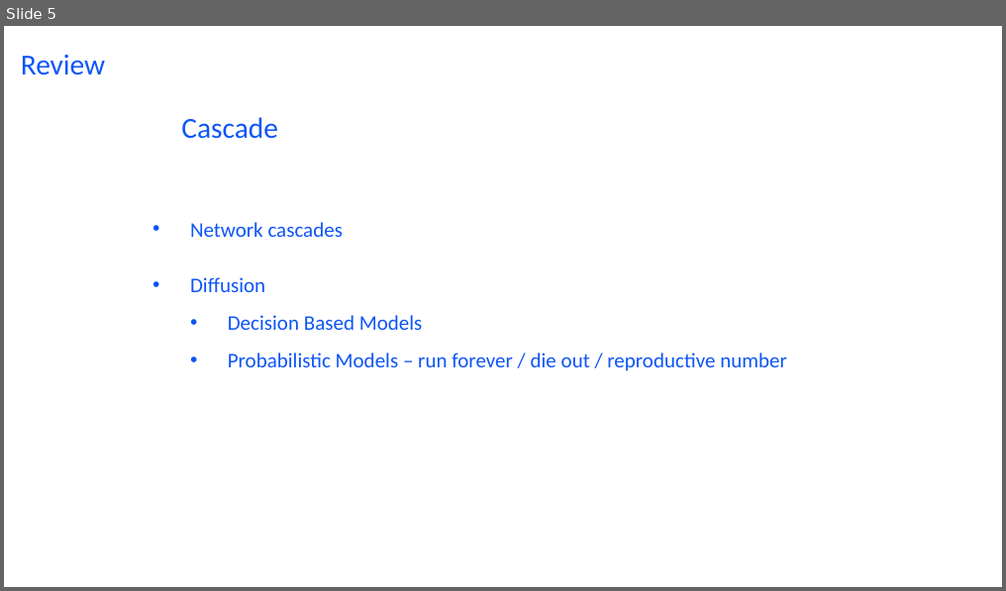
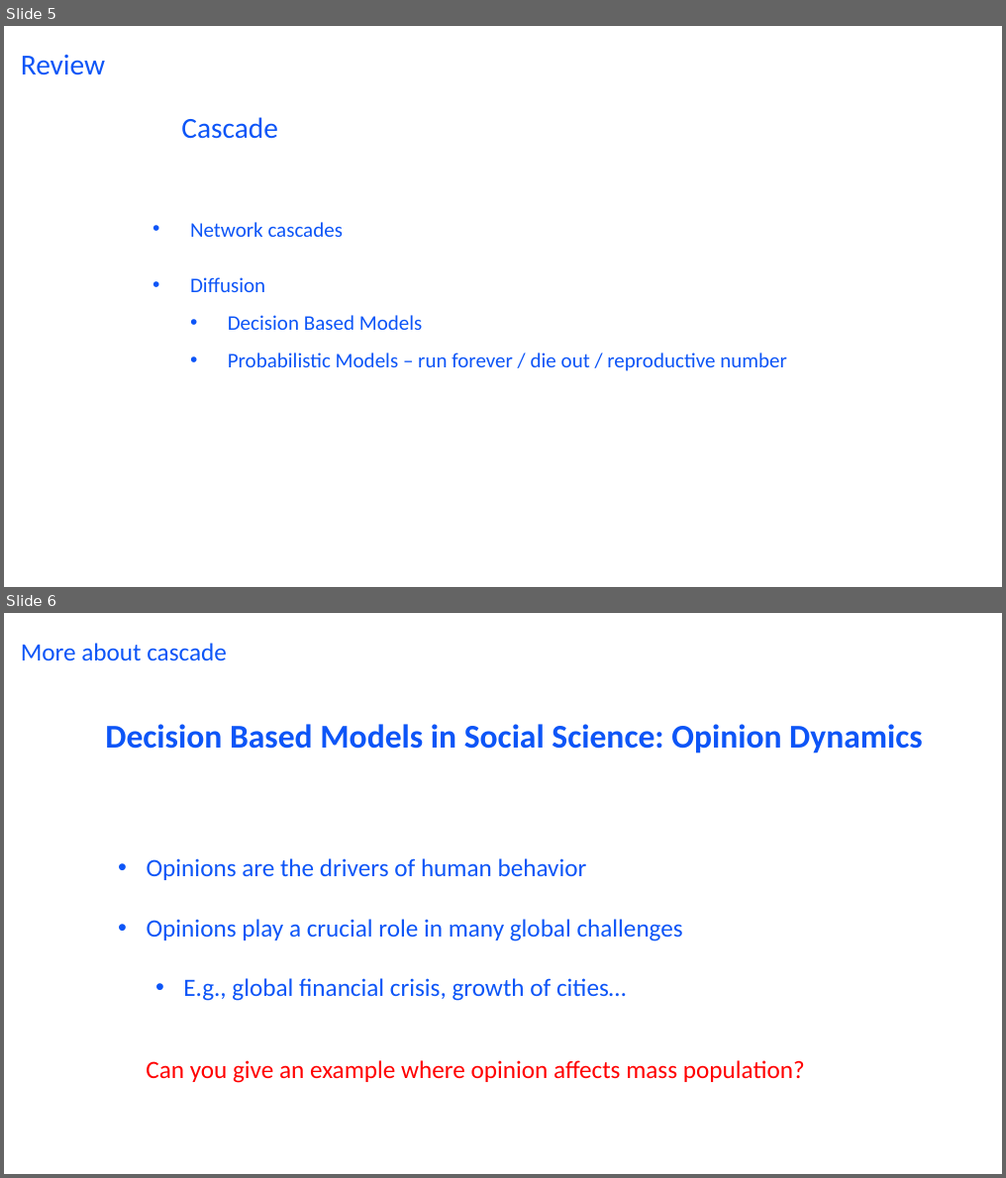
Before and after one commit to wang422003/Complex-Networks_exercise, a slide deck: Slides/Exercise7.pptx. Shown one above the other, each under a label of ours: slide 5 before the commit, slides 5 and 6 after it. The pictures are 1006x591 and 1006x1178 pixels, drawn with LibreOffice and Linux fonts; fonts in the diff are those of the drawing. Boxes give left, top, right and bottom in pixels: in the first picture for what was removed or moved away, otherwise in the second. Text is boxed around its words. In the diff, an @@ line names an element or a change of style, - is before the commit and + after.

```diff
--- a/Slides/Exercise7.pptx
+++ b/Slides/Exercise7.pptx
@@ slide 6 added at box(4, 613, 1002, 1174), background #FFFFFF @@
@@ title added at box(21, 643, 227, 662), 24 pt, text #0D55F7 @@
+More about cascade
@@ text added at box(105, 724, 923, 754), 32 pt, text #0D55F7, bold @@
+Decision Based Models in Social Science: Opinion Dynamics
@@ text added at box(147, 859, 683, 1001), 24 pt, text #0D55F7 @@
+• Opinions are the drivers of human behavior
+• Opinions play a crucial role in many global challenges
+  • E.g., global financial crisis, growth of cities…
@@ text added at box(146, 1060, 805, 1083), 24 pt, text #FF0000 @@
+Can you give an example where opinion affects mass population?
```
Also in this commit, not shown: 22 other slides added, 2 slides removed, 1 other file.
